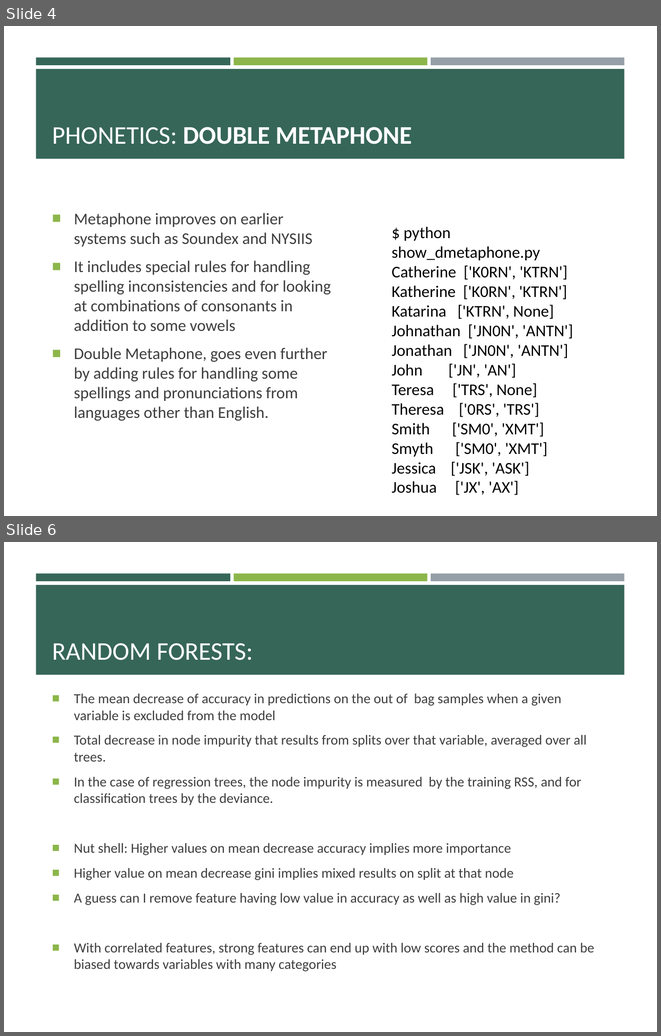
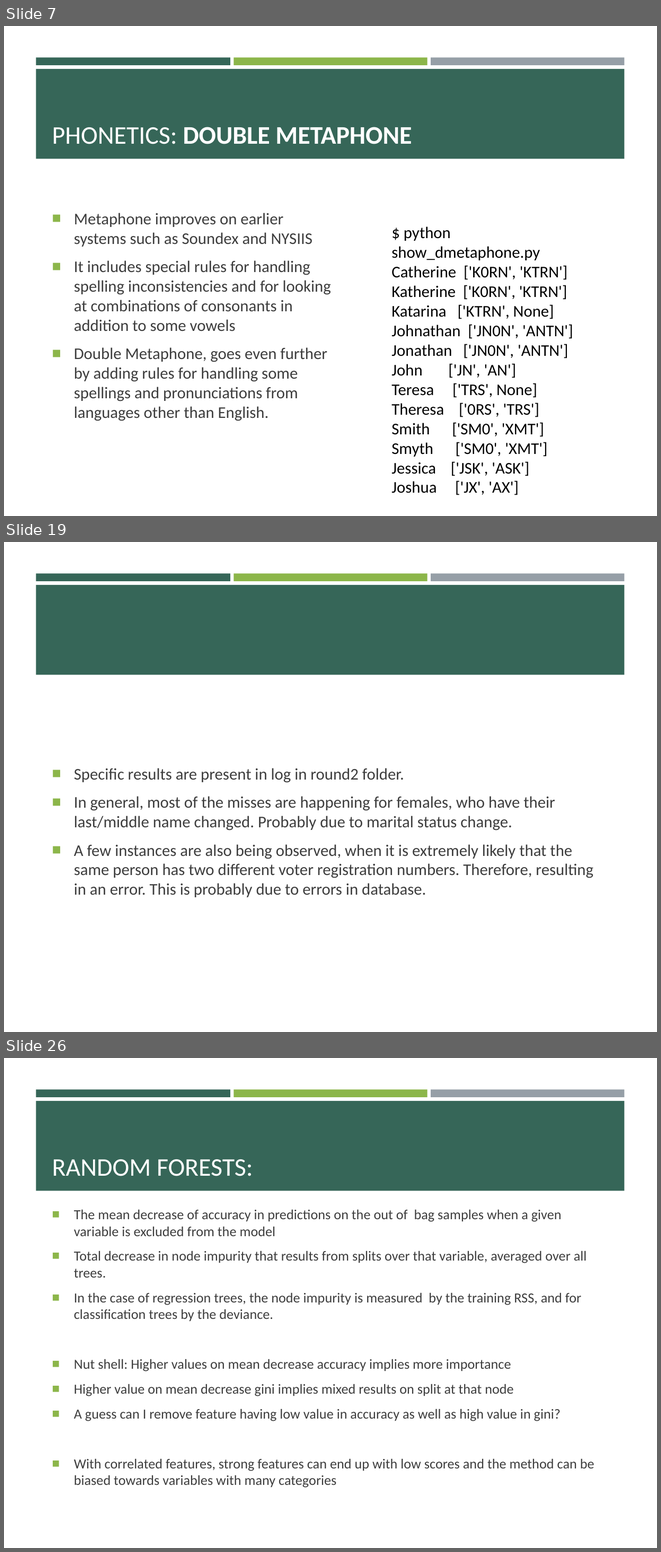
Before and after one commit to pulkitjain1004/autoRL, a slide deck: Record_Linkage.pptx. Shown one above the other, each under a label of ours: slides 4 and 6 before the commit, slides 7, 19 and 26 after it; the slides between them are not shown. The pictures are 661x1036 and 661x1552 pixels, drawn with LibreOffice and Linux fonts; fonts in the diff are those of the drawing. Boxes give left, top, right and bottom in pixels: in the first picture for what was removed or moved away, otherwise in the second. Text is boxed around its words. In the diff, an @@ line names an element or a change of style, - is before the commit and + after.

```diff
--- a/Record_Linkage.pptx
+++ b/Record_Linkage.pptx
@@ slide 19 added at [4, 542, 657, 1032], background #FFFFFF; not listed: 4 template elements that a slide beside it also shows @@
@@ text added at [74, 768, 593, 897], 18 pt, text #3D3D3D @@
+■ Specific results are present in log in round2 folder.
+■ In general, most of the misses are happening for females, who have their last/middle name changed. Probably due to marital status change.
+■ A few instances are also being observed, when it is extremely likely that the same person has two different voter registration numbers. Therefore, resulting in an error. This is probably due to errors in database.
@@ what was slide 4 is now slide 7 @@
@@ what was slide 6 is now slide 26 @@
```
Also in this commit, not shown: 1 slide changed, 21 other slides added, 1 slide removed.
